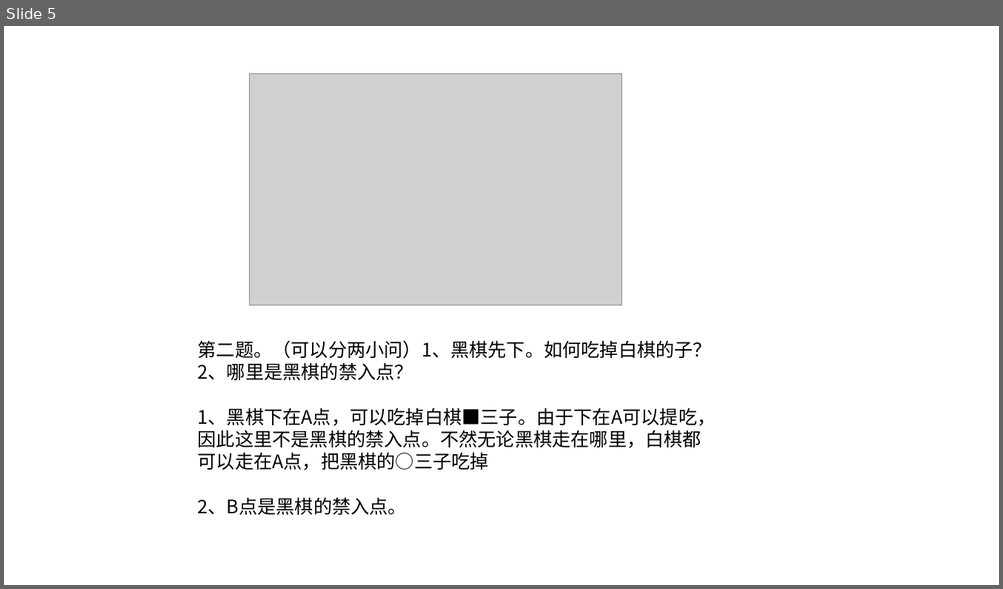
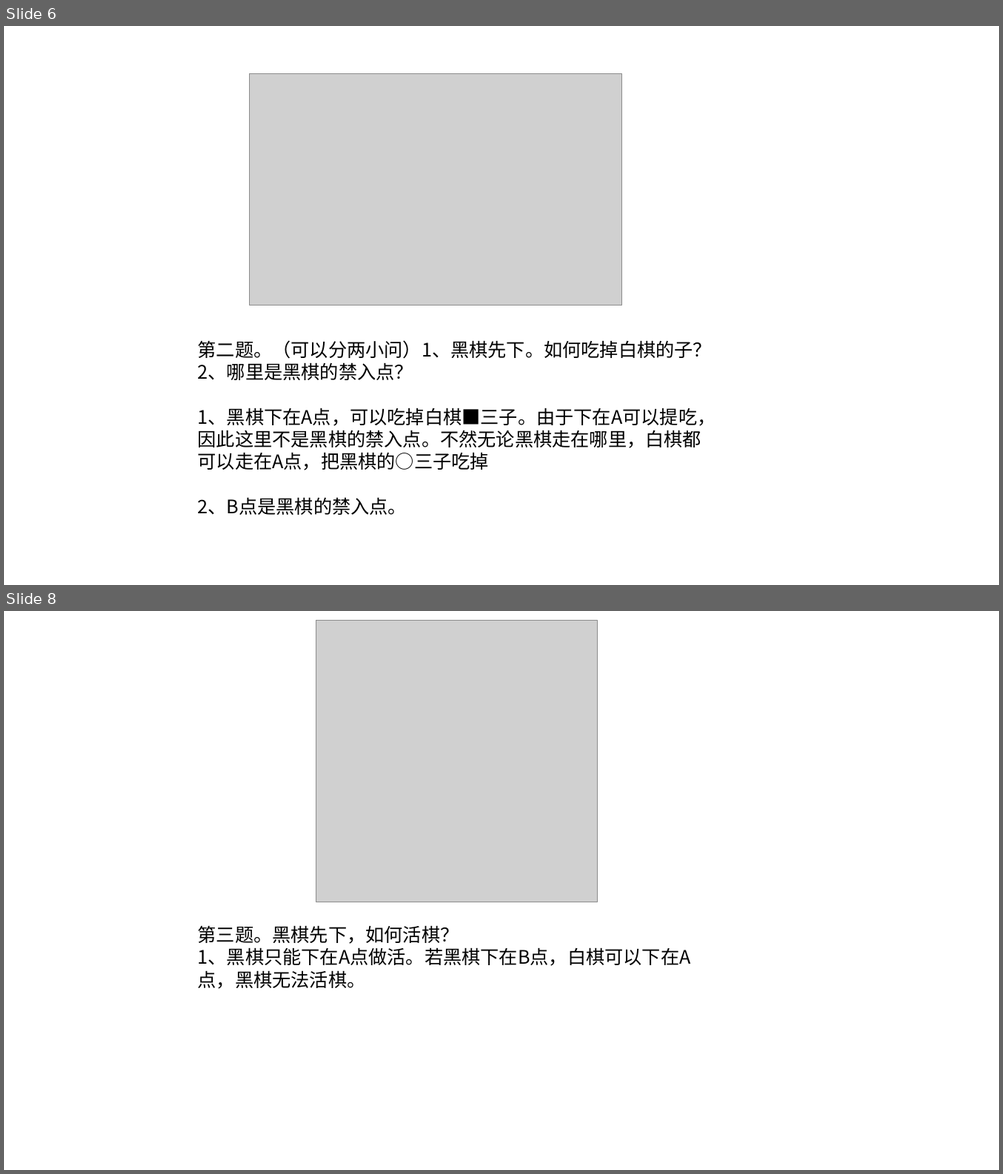
Before and after one commit to GeorgeWang2000/3D_chess_education, a slide deck: document/围棋.pptx. Shown one above the other, each under a label of ours: slide 5 before the commit, slides 6 and 8 after it; the slides between them are not shown. The pictures are 1003x589 and 1003x1174 pixels, drawn with LibreOffice and Linux fonts; fonts in the diff are those of the drawing; grey boxes stand for pictures. Boxes give left, top, right and bottom in pixels: in the first picture for what was removed or moved away, otherwise in the second. Text is boxed around its words. In the diff, an @@ line names an element or a change of style, - is before the commit and + after.

```diff
--- a/document/围棋.pptx
+++ b/document/围棋.pptx
@@ slide 8 added at (4, 611, 999, 1170), background #FFFFFF @@
@@ picture added at (316, 620, 597, 902) @@
@@ text added at (198, 925, 691, 989), 18 pt, text #000000 @@
+第三题。黑棋先下，如何活棋？
+1、黑棋只能下在A点做活。若黑棋下在B点，白棋可以下在A点，黑棋无法活棋。
@@ what was slide 5 is now slide 6 @@
```
Also in this commit, not shown: 3 slides changed, 3 other slides added, 3 other files.
